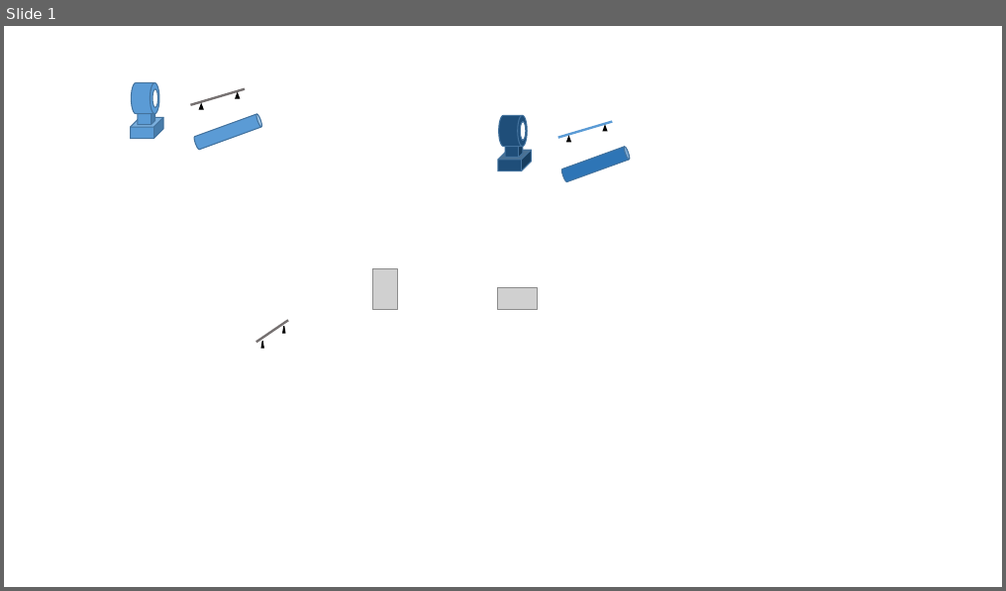
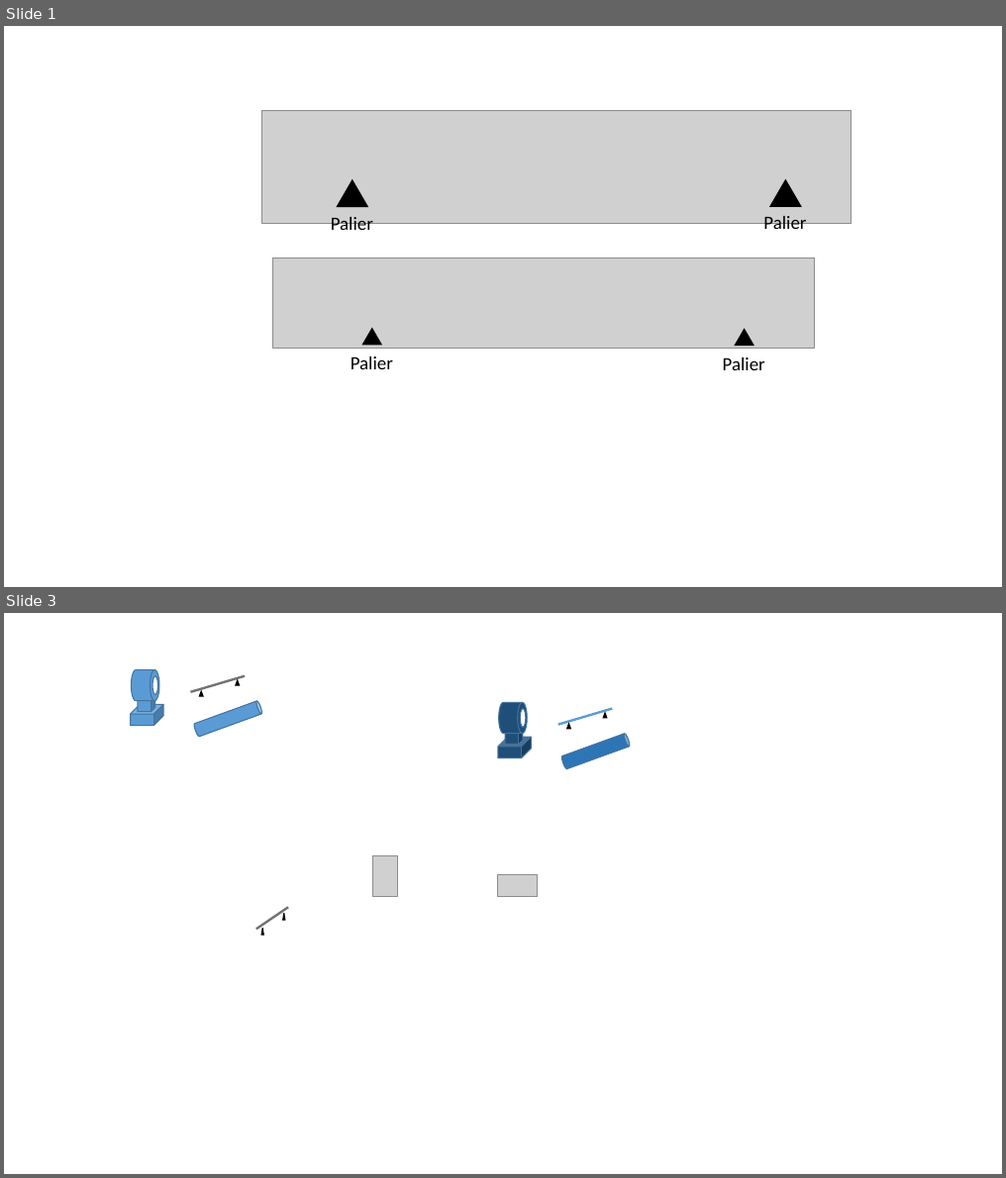
Before and after one commit to SilunZ/SoutenanceThese, a slide deck: Support/Figures.pptx. Shown one above the other, each under a label of ours: slide 1 before the commit, slides 1 and 3 after it; the slides between them are not shown. The pictures are 1006x591 and 1006x1178 pixels, drawn with LibreOffice and Linux fonts; fonts in the diff are those of the drawing; grey boxes stand for pictures. Boxes give left, top, right and bottom in pixels: in the first picture for what was removed or moved away, otherwise in the second. Text is boxed around its words. In the diff, an @@ line names an element or a change of style, - is before the commit and + after.

```diff
--- a/Support/Figures.pptx
+++ b/Support/Figures.pptx
@@ slide 1 added at [4, 26, 1002, 587], background #FFFFFF @@
@@ group added at [261, 110, 850, 236]: 2 triangles, 2 texts, 1 picture @@
+Palier
+Palier
@@ group added at [272, 258, 815, 371]: 2 triangles, 2 texts, 1 picture @@
+Palier
+Palier
@@ what was slide 1 is now slide 3 @@
```
Also in this commit, not shown: 4 other slides added, 5 other files.
